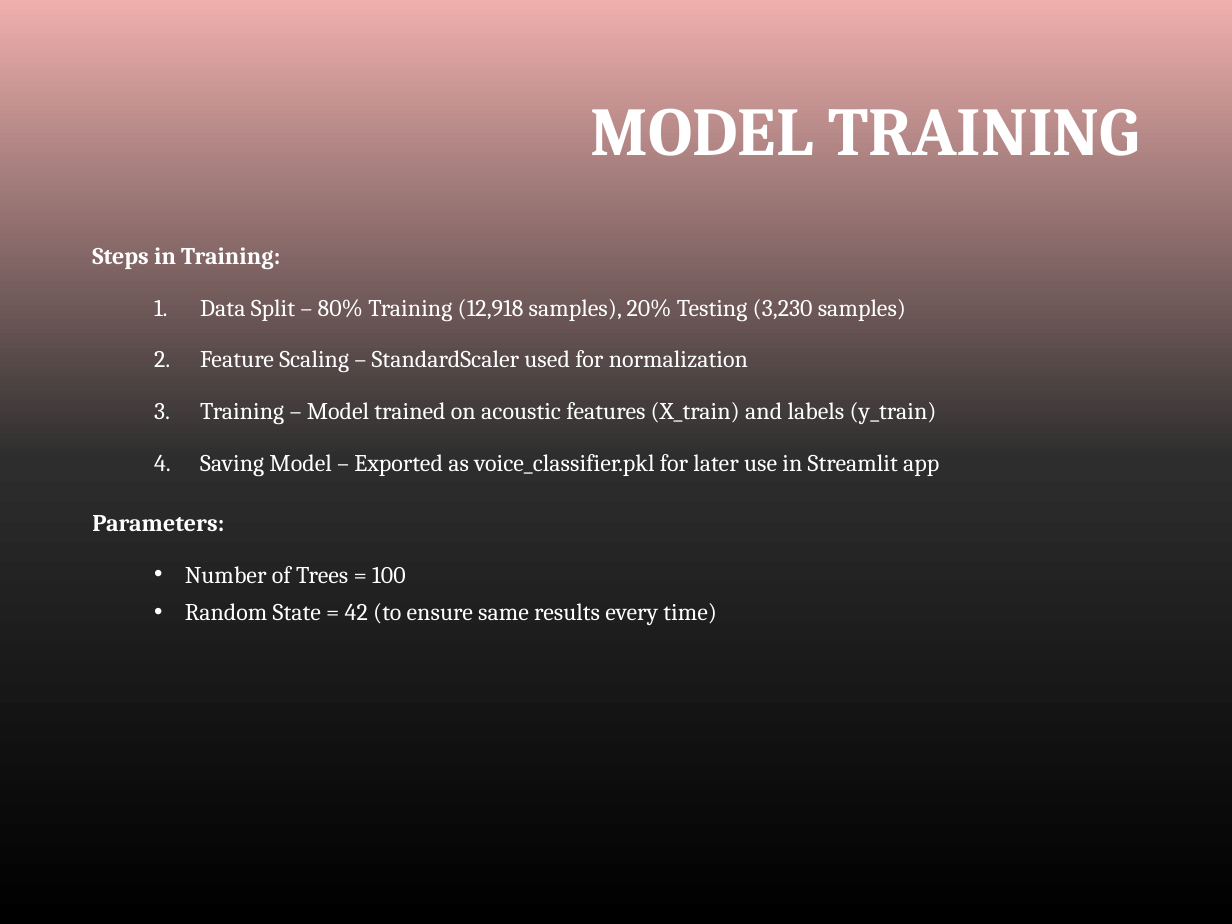
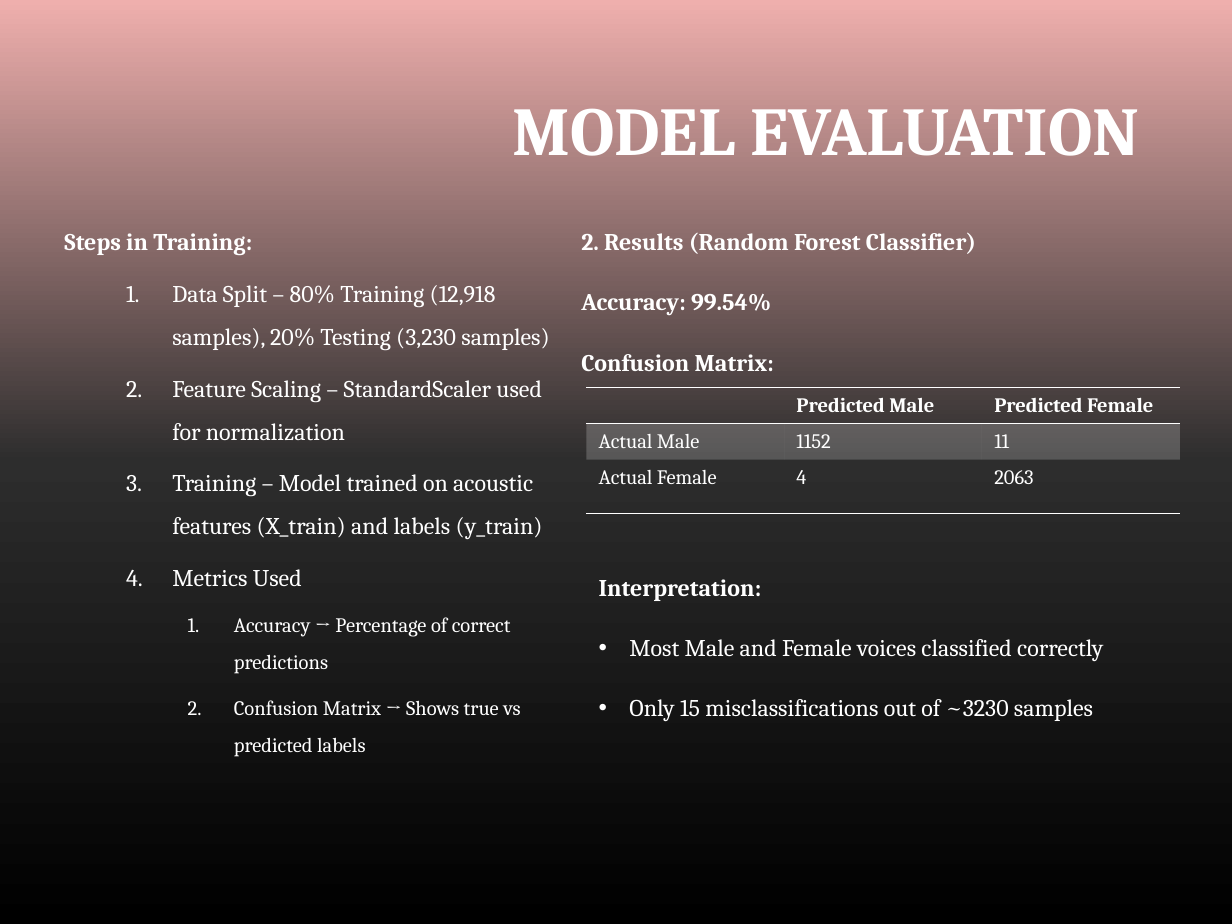
Before and after one commit to Jansirani-jansi-janu/Assignment_4, a slide deck: slide 6 of Human Voice Classification and Clustering.pptx. Drawn at 1232x924 pixels with LibreOffice and Linux fonts; fonts in the diff are those of the drawing; background and template pictures are left out. Boxes give left, top, right and bottom in pixels: in the first picture for what was removed or moved away, otherwise in the second. Text is boxed around its words. In the diff, an @@ line names an element or a change of style, - is before the commit and + after.

```diff
--- a/Human Voice Classification and Clustering.pptx
+++ b/Human Voice Classification and Clustering.pptx
@@ title at (513, 108, 1139, 156): text changed @@
-MODEL TRAINING
+MODEL EVALUATION
@@ text "Steps in Training:": place and size @@
-text "Steps in Training:" at (92, 247, 939, 625)
+text "Steps in Training:" at (64, 233, 549, 757)
@@ text added at (581, 233, 976, 371), 14 pt, text #FFFFFF, bold @@
+2. Results (Random Forest Classifier)
+Accuracy: 99.54%
+Confusion Matrix:
@@ table added at (586, 388, 1181, 516), 3 rows, 3 columns @@
+ | Predicted Male | Predicted Female
+Actual Male | 1152 | 11
+Actual Female | 4 | 2063
@@ text at (172, 569, 520, 757): text changed; size 14 to 12 pt @@
-  4. Saving Model – Exported as voice_classifier.pkl for later use in Streamlit app
-Parameters:
-  • Number of Trees = 100
-  • Random State = 42 (to ensure same results every time)
+  4. Metrics Used
+    1. Accuracy → Percentage of correct predictions
+    2. Confusion Matrix → Shows true vs predicted labels
@@ text added at (599, 579, 1103, 721), 14 pt, text #FFFFFF @@
+Interpretation:
+• Most Male and Female voices classified correctly
+• Only 15 misclassifications out of ~3230 samples
```
Also in this commit, not shown: 3 other slides changed.
